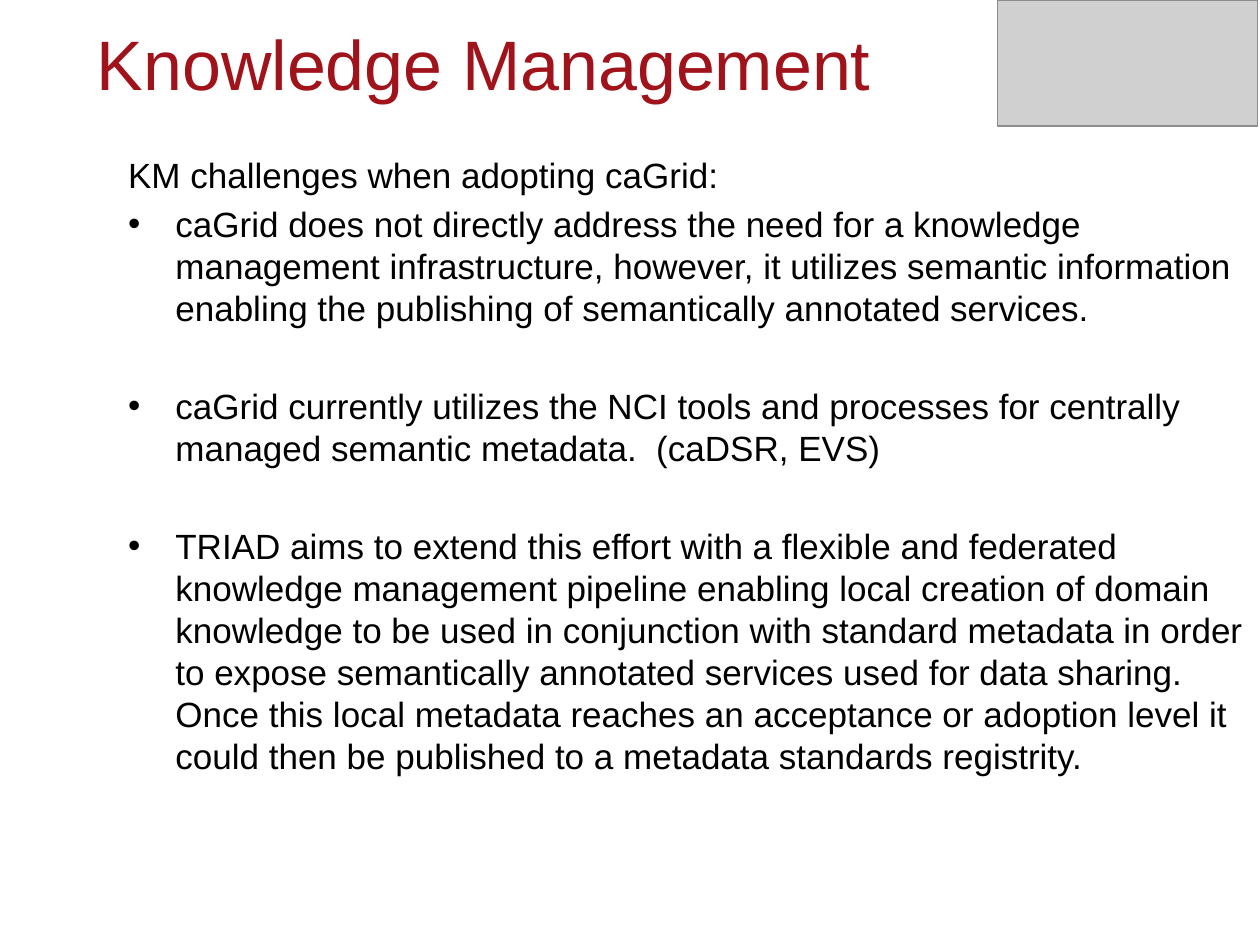
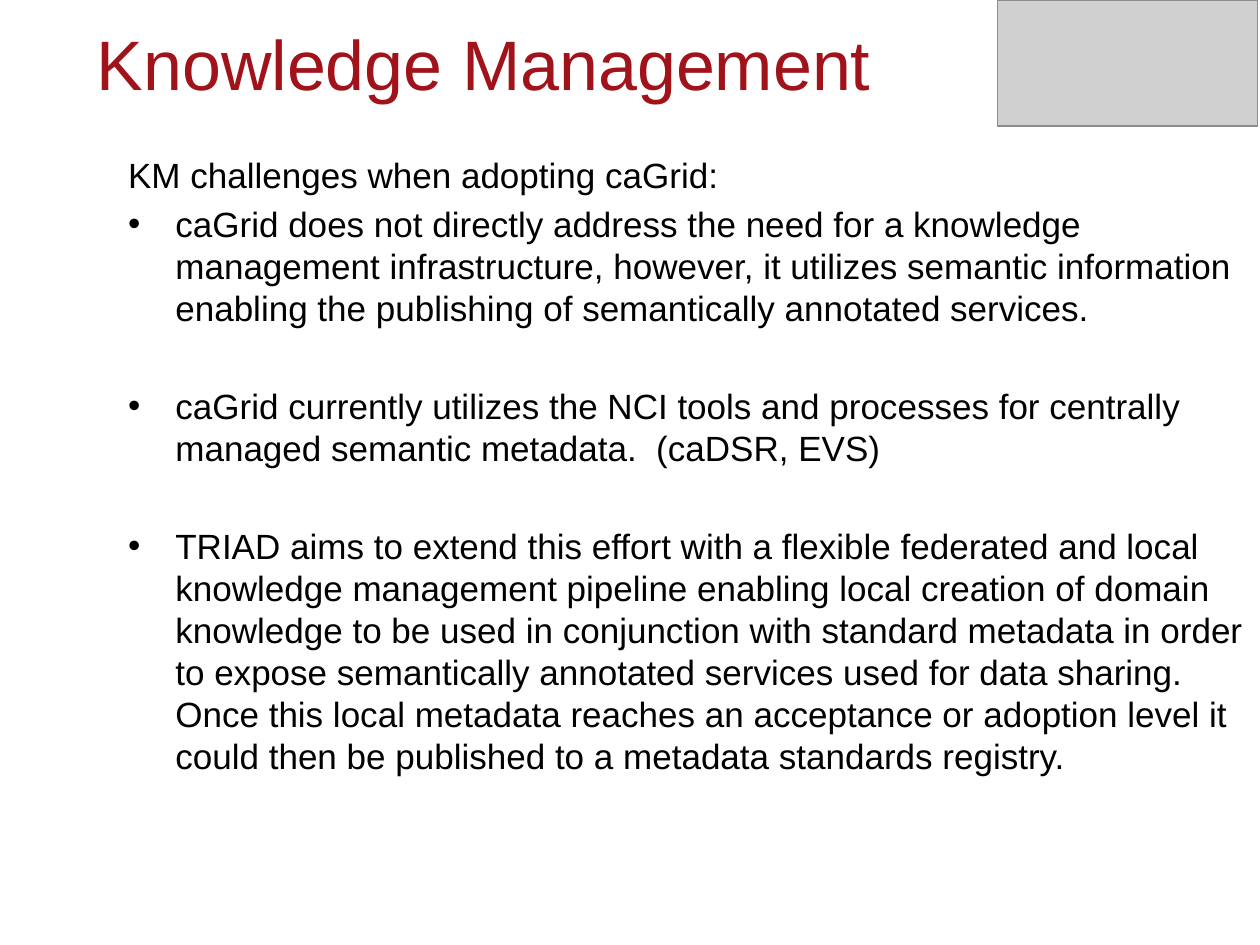
Before and after one commit to NCIP/cagrid-docs, a slide deck: slide 20 of general/presentations/200910_VCDE_ARCH/Adopting-Adapting-caGrid.pptx (slide 17 before the commit). Drawn at 1260x945 pixels with LibreOffice and Linux fonts; fonts in the diff are those of the drawing; grey boxes stand for pictures; background and template pictures are left out. Boxes give left, top, right and bottom in pixels: in the first picture for what was removed or moved away, otherwise in the second. Text is boxed around its words. In the diff, an @@ line names an element or a change of style, - is before the commit and + after.

```diff
--- a/general/presentations/200910_VCDE_ARCH/Adopting-Adapting-caGrid.pptx
+++ b/general/presentations/200910_VCDE_ARCH/Adopting-Adapting-caGrid.pptx
@@ text at <box>175,533,1242,776</box>: text changed @@
-• TRIAD aims to extend this effort with a flexible and federated knowledge management pipeline enabling local creation of domain knowledge to be used in conjunction with standard metadata in order to expose semantically annotated services used for data sharing. Once this local metadata reaches an acceptance or adoption level it could then be published to a metadata standards registrity.
+• TRIAD aims to extend this effort with a flexible federated and local knowledge management pipeline enabling local creation of domain knowledge to be used in conjunction with standard metadata in order to expose semantically annotated services used for data sharing. Once this local metadata reaches an acceptance or adoption level it could then be published to a metadata standards registry.
```
Also in this commit, not shown: 4 other slides changed, 5 slides added, 13 slides removed.
